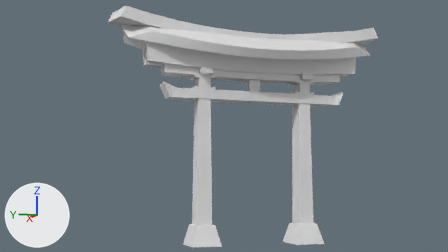
The Blender file torii2.blend, before and after one commit.
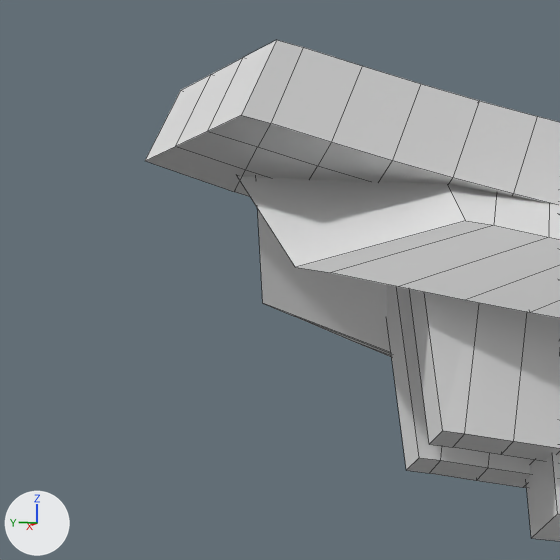
The first picture shows the older version from the file's camera 'Camera'. The close-ups show both versions on the part from 19% to 37% of the width and 0% to 31% of the height of that picture. Every picture has the same lights, and +X, +Y and +Z are marked at lower left. The close-ups show mesh edges as thin lines.

Script lines for the objects in view, before the commit:
```python
me_cube_016 = bpy.data.meshes.new('Cube.016')
me_cube_016.from_pydata(...)  # 142 vertices, 138 faces, 2 loose edges; spans x -0.6..0.6, y -0.8..2.2, z -12.2..12.2
me_cube_022 = bpy.data.meshes.new('Cube.022')
me_cube_022.from_pydata(...)  # 142 vertices, 138 faces, 2 loose edges; spans x -0.6..0.6, y -0.8..2.2, z -12.2..12.2
me_cube_023 = bpy.data.meshes.new('Cube.023')
me_cube_023.from_pydata(...)  # 368 vertices, 327 faces, 2 loose edges; spans x -0.6..0.6, y -1.5..1.5, z -12.2..12.2
ob_cube_007 = bpy.data.objects.new('Cube.007', me_cube_022)
ob_cube_007.location = (2.65, -5.24, 13.09)
ob_cube_007.rotation_euler = (1.571, -0.646, 0.0)  # degrees (90, -37, 0)
ob_cube_007.scale = (0.809, 1.02, 1.02)
_m = ob_cube_007.modifiers.new('SimpleDeform', 'SIMPLE_DEFORM')
_m.deform_method = 'BEND'
_m.factor = 0.961
_m.angle = 0.961
_m = ob_cube_007.modifiers.new('SimpleDeform.001', 'SIMPLE_DEFORM')
_m.deform_method = 'TAPER'
_m.deform_axis = 'Y'
_m.factor = 0.2
_m.angle = 0.2
_m = ob_cube_007.modifiers.new('SimpleDeform.002', 'SIMPLE_DEFORM')
_m.deform_method = 'TAPER'
_m.factor = 0.2
_m.angle = 0.2
ob_cube_012 = bpy.data.objects.new('Cube.012', me_cube_016)
ob_cube_012.location = (0.57, -5.2, 12.73)
ob_cube_012.rotation_euler = (1.571, 0.0, 0.0)  # degrees (90, 0, 0)
ob_cube_012.scale = (0.791, 1.0, 1.0)
_m = ob_cube_012.modifiers.new('SimpleDeform', 'SIMPLE_DEFORM')
_m.deform_method = 'BEND'
_m.factor = 0.21
_m.angle = 0.21
ob_cube_019 = bpy.data.objects.new('Cube.019', me_cube_023)
ob_cube_019.location = (-0.09, -5.2, 15.61)
ob_cube_019.rotation_euler = (1.571, 1.571, 0.0)  # degrees (90, 90, 0)
ob_cube_019.scale = (0.994, 1.26, 1.26)
_m = ob_cube_019.modifiers.new('SimpleDeform', 'SIMPLE_DEFORM')
_m.deform_method = 'BEND'
_m.deform_axis = 'Y'
_m.factor = -0.654
_m.angle = -0.654
# also in view: 'Cube.006' at (-1.3, -5.2, 13.8); 'Cube.005' at (-0.5, -5.2, 11.9); 'Cube.018' at (-1.7, -5.2, 15.0)
```
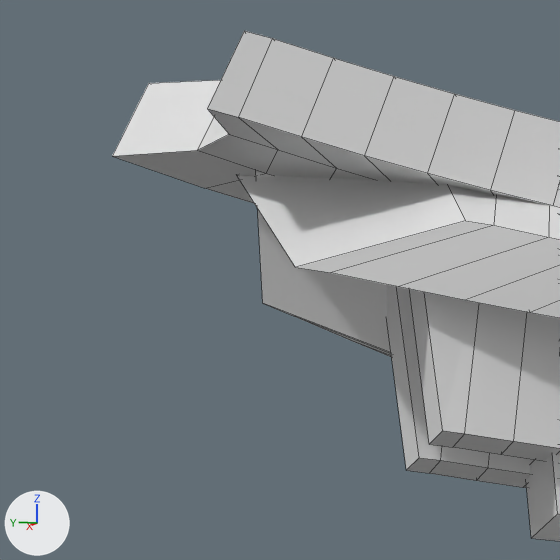
Changed parts and their boxes (x1, y1, x2, y2) in the close-ups (560 x 560 px):
```json
{"object": "Cube.019", "change": "modifiers changed", "before": [145, 40, 560, 205], "after": [113, 31, 560, 207]}
```

The change, as JSON lines over the scene's bpy script:
```json
{"op": "add", "block": "ob_cube_019", "code": "_m = ob_cube_019.modifiers.new('SimpleDeform.001', 'SIMPLE_DEFORM')"}
{"op": "add", "block": "ob_cube_019", "code": "_m.deform_method = 'STRETCH'"}
{"op": "add", "block": "ob_cube_019", "code": "_m.deform_axis = 'Y'"}
{"op": "add", "block": "ob_cube_019", "code": "_m.factor = 0.08"}
{"op": "add", "block": "ob_cube_019", "code": "_m.angle = 0.08"}
```
